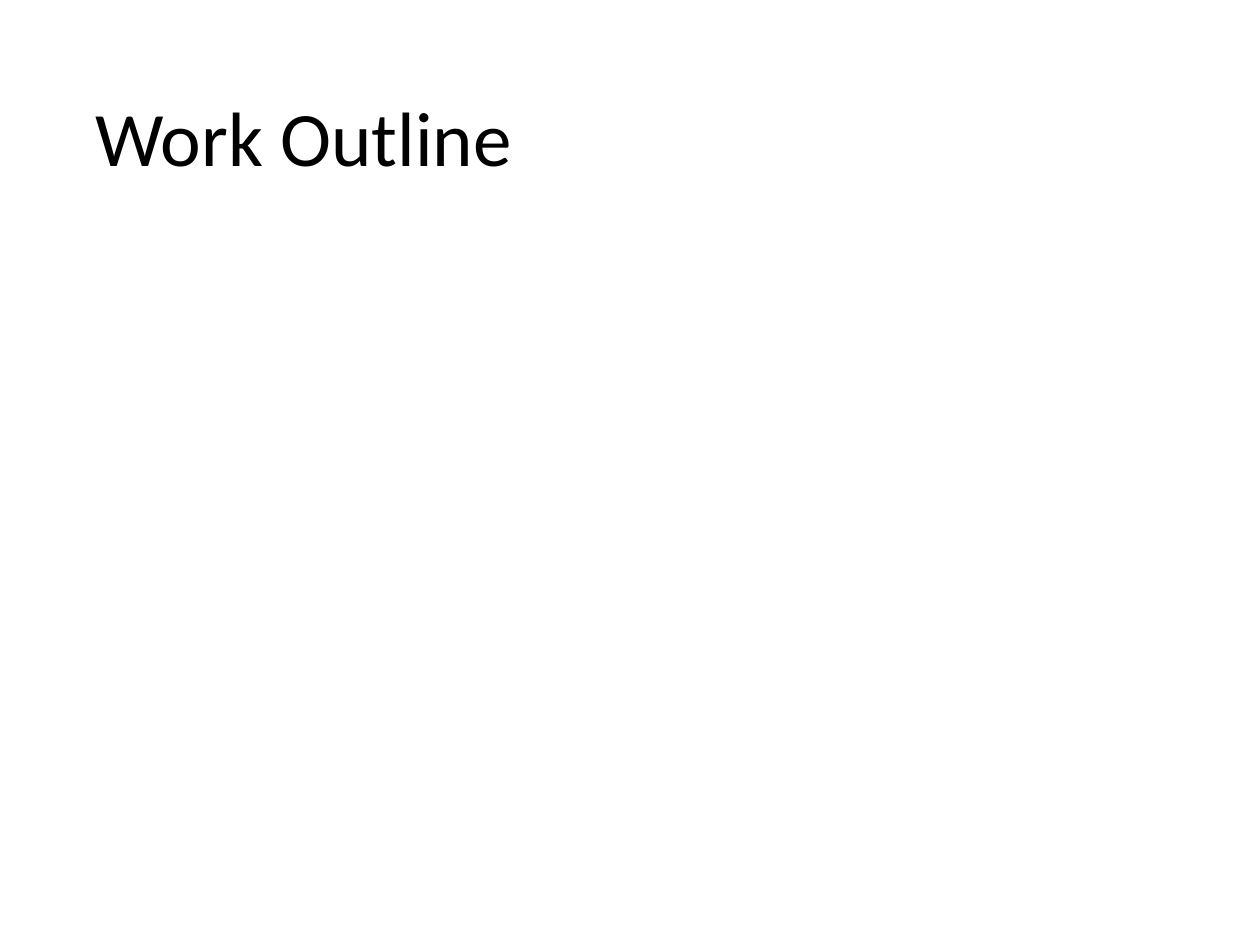
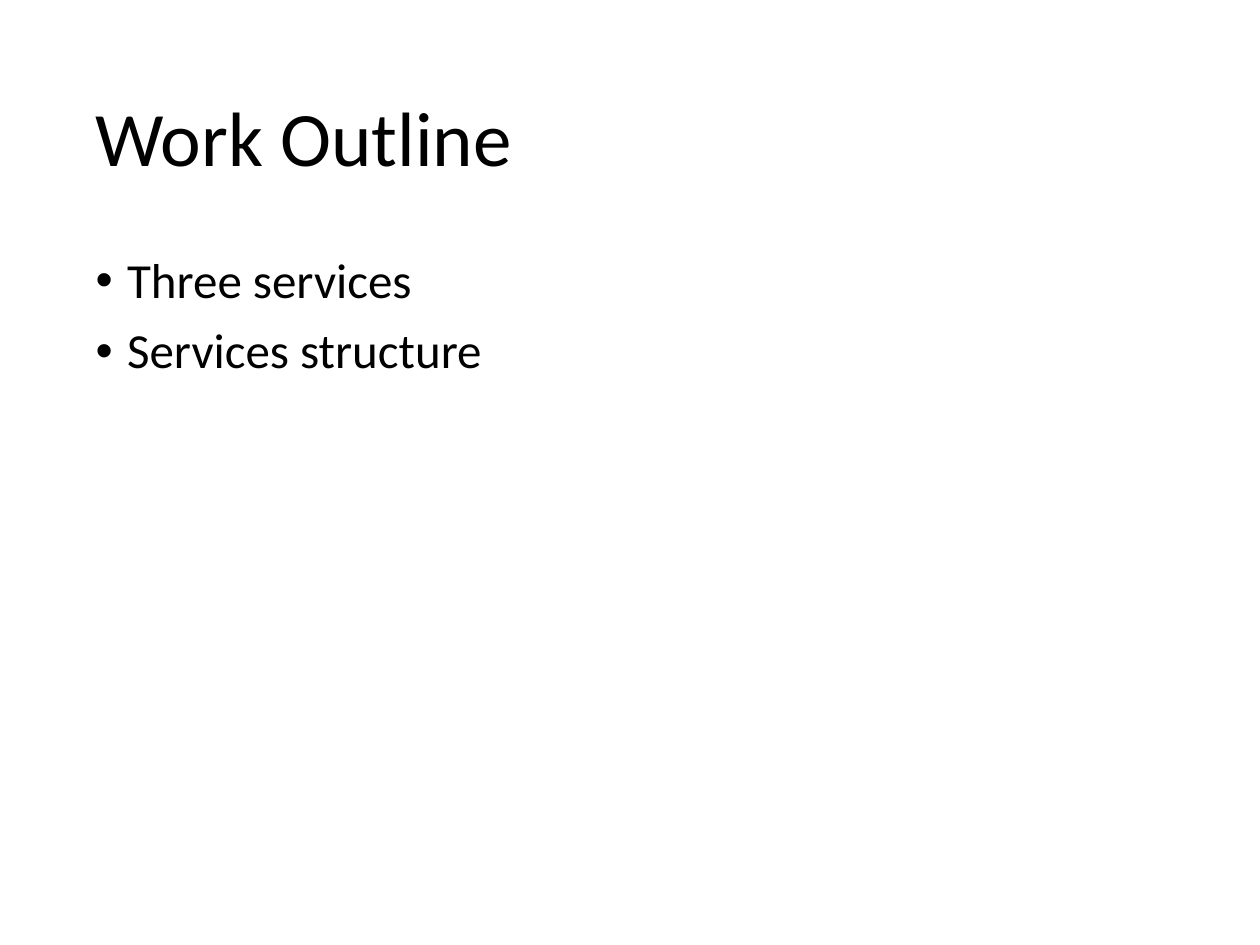
Before and after one commit to EbereUzodufa/SkunkHead, a slide deck: slide 13 of Skunk Head/Skunk Head.pptx. Drawn at 1260x945 pixels with LibreOffice and Linux fonts; fonts in the diff are those of the drawing. Boxes give left, top, right and bottom in pixels: in the first picture for what was removed or moved away, otherwise in the second. Text is boxed around its words. In the diff, an @@ line names an element or a change of style, - is before the commit and + after.

```diff
--- a/Skunk Head/Skunk Head.pptx
+++ b/Skunk Head/Skunk Head.pptx
@@ text added at (x1=127, y1=264, x2=481, y2=369), 39.2 pt, text #000000 @@
+• Three services
+• Services structure
```
